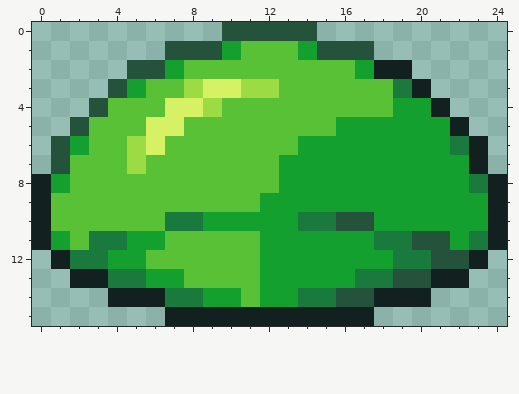
File history of a pixel-art sprite, img/enemy/Green Slime.png. The picture above was drawn from the file before the commit.
The file is 45x85 pixels. The old version is drawn lined up with the new one, on the new canvas.
And afterwards:
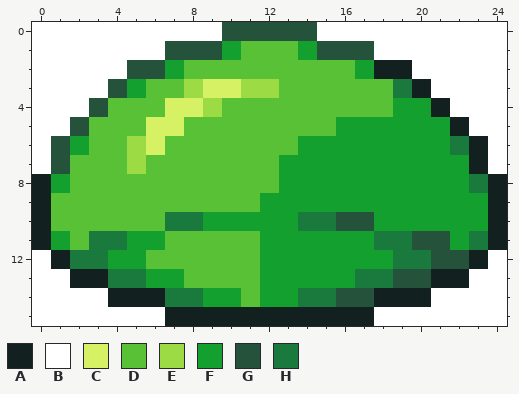
Palette (. is transparent): A #122020  B #ffffff  C #d6f264  D #59c135  E #9cdb43  F #14a02e  G #24523b  H #1a7a3e
From old to new:
canvas 45x85 -> 25x16, the old top-left corner now at -10,-49 (the part of the old canvas that was cut away was empty and is not shown)
@@ x 0..24 @@
- 0 ..........GGGGG..........
- 1 .......GGGFDDDFGGG.......
- 2 .....GGFDDDDDDDDDFAA.....
- 3 ....GFDDECCEEDDDDDDHA....
- 4 ...GDDDCCEDDDDDDDDDFFA...
- 5 ..GDDDCCDDDDDDDDFFFFFFA..
- 6 .GFDDECDDDDDDDFFFFFFFFHA.
- 7 .GDDDEDDDDDDDFFFFFFFFFFA.
+ 0 BBBBBBBBBBGGGGGBBBBBBBBBB
+ 1 BBBBBBBGGGFDDDFGGGBBBBBBB
+ 2 BBBBBGGFDDDDDDDDDFAABBBBB
+ 3 BBBBGFDDECCEEDDDDDDHABBBB
+ 4 BBBGDDDCCEDDDDDDDDDFFABBB
+ 5 BBGDDDCCDDDDDDDDFFFFFFABB
+ 6 BGFDDECDDDDDDDFFFFFFFFHAB
+ 7 BGDDDEDDDDDDDFFFFFFFFFFAB
  8 AFDDDDDDDDDDDFFFFFFFFFFHA
@@ x 0..24 @@
 11 AFDHHFFDDDDDFFFFFFHHGGFHA
-12 .AHHFFDDDDDDFFFFFFFHHGGA.
-13 ..AAHHFFDDDDFFFFFHHGGAA..
-14 ....AAAHHFFDFFHHGGAAA....
-15 .......AAAAAAAAAAA.......
+12 BAHHFFDDDDDDFFFFFFFHHGGAB
+13 BBAAHHFFDDDDFFFFFHHGGAABB
+14 BBBBAAAHHFFDFFHHGGAAABBBB
+15 BBBBBBBAAAAAAAAAAABBBBBBB
Boxes around the changes in both pictures, in picture pixels (x1, y1, x2, y2):
added: (32, 22, 222, 174)
added: (317, 22, 507, 174)
added: (32, 250, 165, 326)
added: (374, 250, 507, 326)
